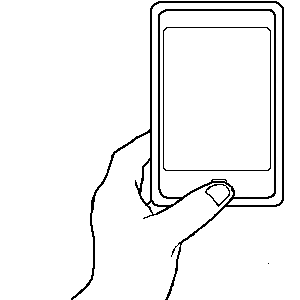
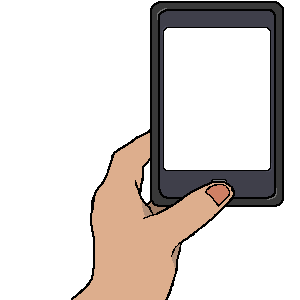
Comparing the layer stacks of the two 300x300 images. Changes:
added layer "Colors" above "Hand Lineart" over (73, 3, 282, 300)
painted on "Hand Lineart" over (73, 64, 282, 300)
painted on "Phone Lineart" over (73, 3, 282, 300)
